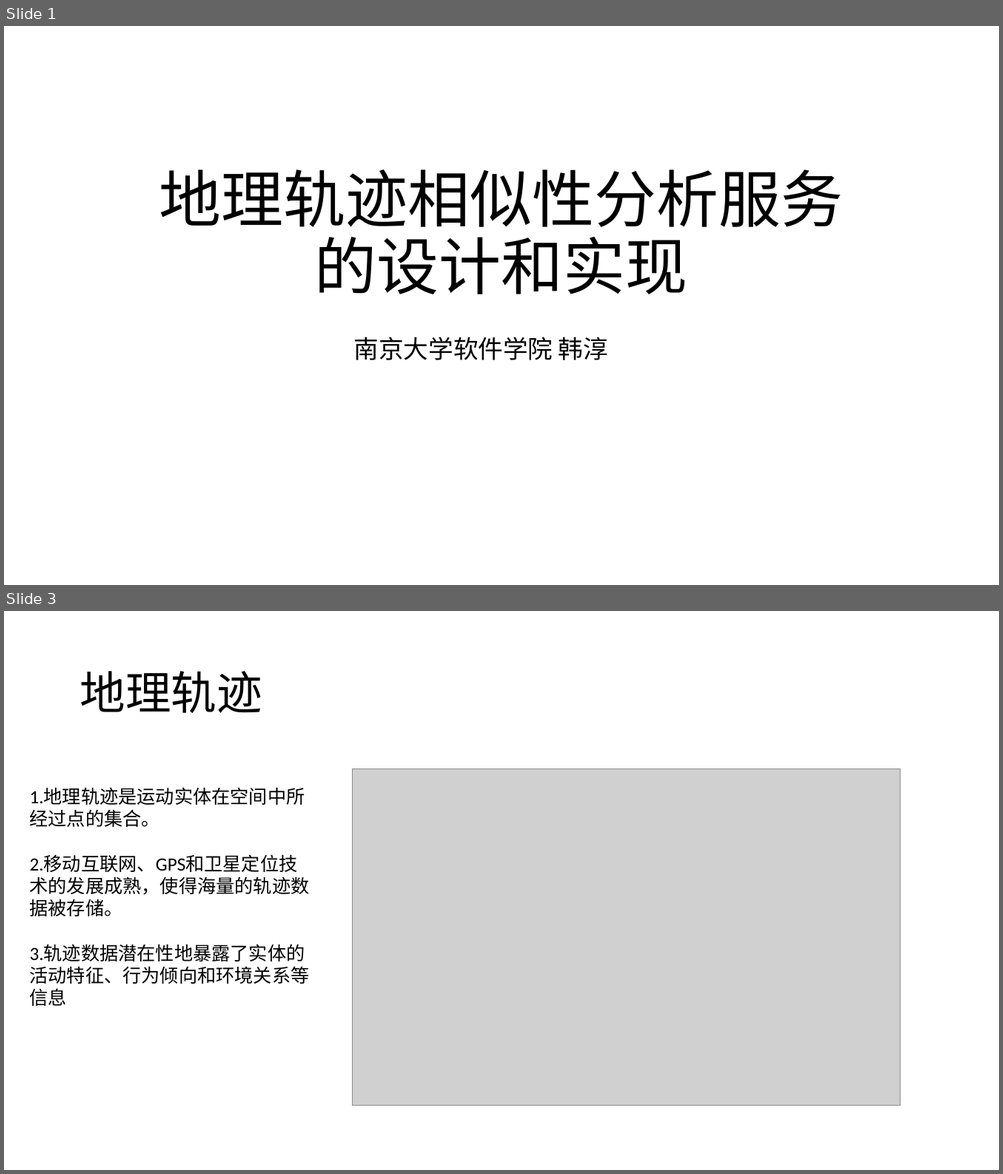
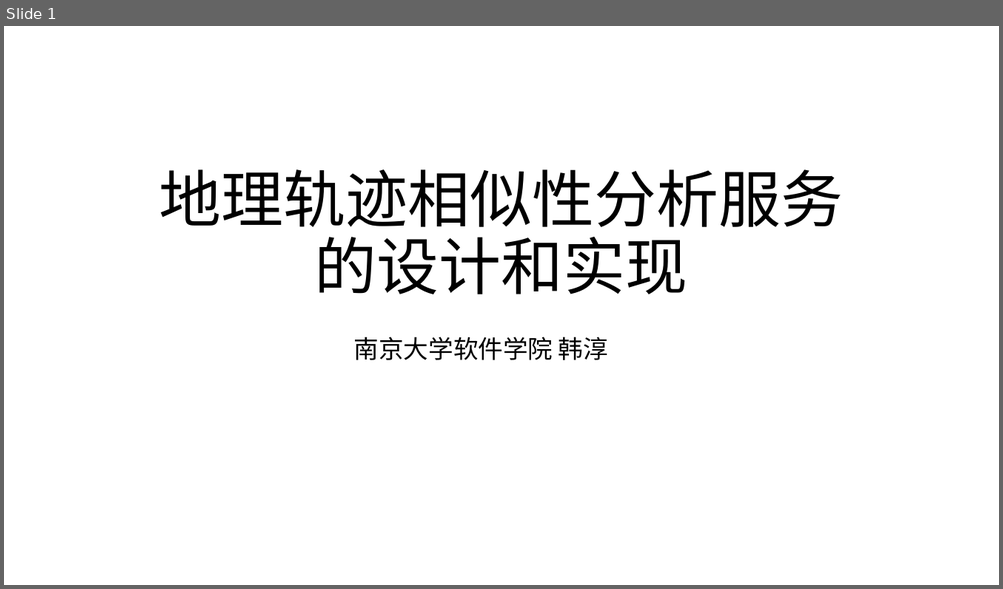
Before and after one commit to hc2013/graduate-article-latex, a slide deck: 地理轨迹相似性分析服务的设计和.pptx. Shown one above the other, each under a label of ours: slides 1 and 3 before the commit, slide 1 after it; the slides between them are not shown. The pictures are 1003x1174 and 1003x589 pixels, drawn with LibreOffice and Linux fonts; fonts in the diff are those of the drawing; grey boxes stand for pictures. Boxes give left, top, right and bottom in pixels: in the first picture for what was removed or moved away, otherwise in the second. Text is boxed around its words. In the diff, an @@ line names an element or a change of style, - is before the commit and + after.

```diff
--- a/地理轨迹相似性分析服务的设计和.pptx
+++ b/地理轨迹相似性分析服务的设计和.pptx
@@ slide 3 removed at (4, 611, 999, 1170), background #FFFFFF @@
@@ title removed at (79, 671, 262, 713) @@
-地理轨迹
@@ picture removed at (352, 769, 900, 1105) @@
@@ text removed at (30, 789, 310, 1006) @@
-1.地理轨迹是运动实体在空间中所经过点的集合。
-2.移动互联网、GPS和卫星定位技术的发展成熟，使得海量的轨迹数据被存储。
-3.轨迹数据潜在性地暴露了实体的活动特征、行为倾向和环境关系等信息
```
Also in this commit, not shown: 4 slides changed, 2 slides added, 1 other slide removed, 5 other files.
